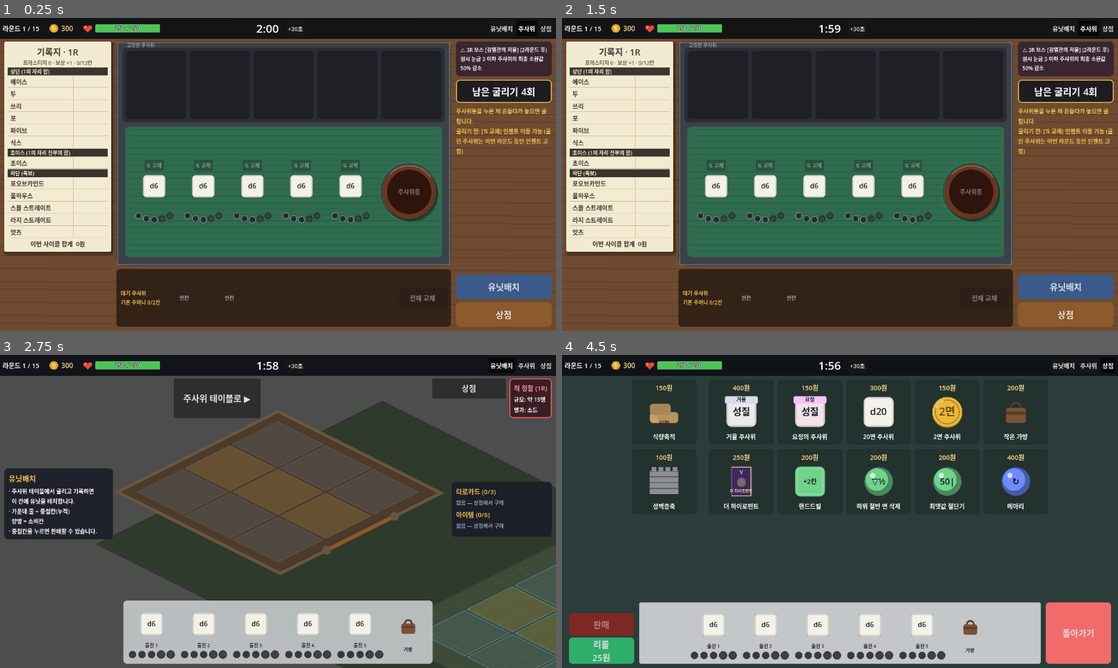
Above: before the commit, frames 1-4 (two rows, left to right).
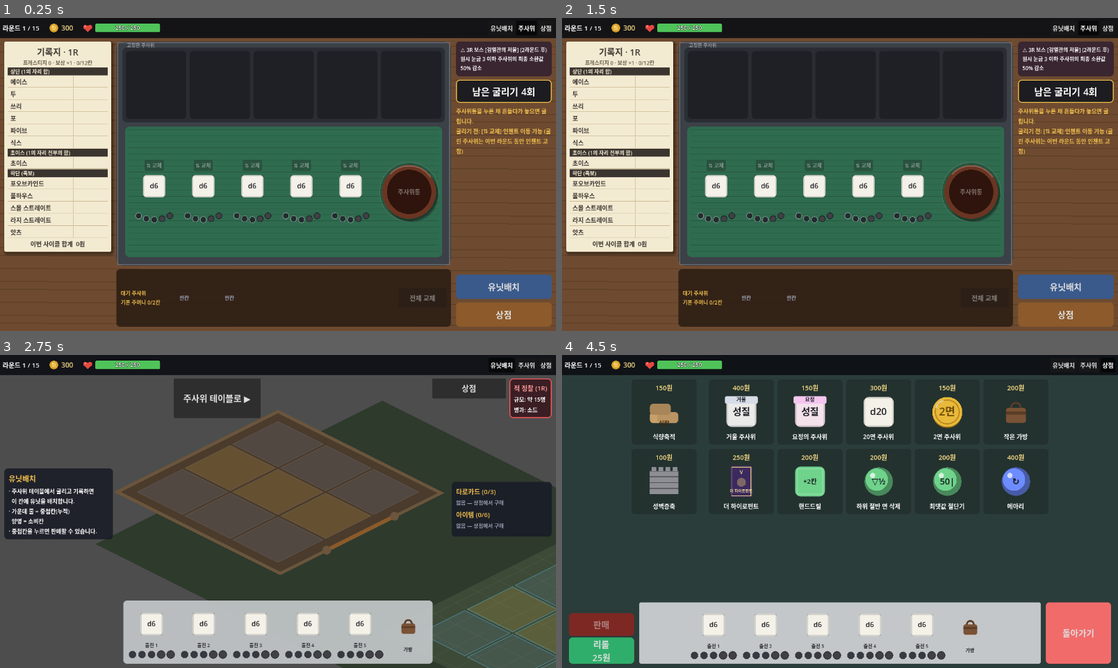
Above: after the commit, the same moments.

Repository: leejonghyoun123-cmd/yacht-the-battle
Game: Godot game, scene res://ui/game_root.tscn
The game is run twice, just before and just after one commit, with the same random seed, the same clock (stepped at 60 frames per second) and the same inputs.
Inputs:
- Up to frame 1 (0.25 s): no input
- Up to frame 2 (1.5 s): click "1배속" at 0.5 s; click "2배속" at 1.25 s
- Up to frame 3 (2.75 s): click "4배속" at 2 s
- Up to frame 4 (4.5 s): click "주사위 테이블로 ▶" at 2.75 s; click "유닛배치" at 3.5 s; click "상점" at 4.25 s

The runs differ from the first frame. In frame 1, 0.6% of the frame differs, in the area x 0-100%, y 1-7%; in frame 2, 0.6%; in frame 3, 0.6%; in frame 4, 0.6%.

Commit message:
feat: 솔로 준비 타이머 제거 (친선전용으로 시스템 유지)
- RoundTimer.enabled, GameSession.new(seed, use_prep_timer) — 솔로 기본 false
- 솔로 상단 바에서 시간·+30초 버튼 숨김, 시간 만료 자동 진행 없음

Co-Authored-By: Claude Opus 5.5 <noreply@anthropic.com>

Diff:
--- a/core/logic/game_session.gd
+++ b/core/logic/game_session.gd
@@ -33,7 +33,8 @@
 var _board_snapshot: Array = []
 
 
-func _init(seed_value: int = 0) -> void:
+## use_prep_timer: 준비 시간 타이머 사용 (친선전 true, 솔로 false)
+func _init(seed_value: int = 0, use_prep_timer: bool = false) -> void:
 	rng = RandomNumberGenerator.new()
 	if seed_value != 0:
 		rng.seed = seed_value
@@ -52,6 +53,7 @@
 	shop.acquire_tarot_cb = acquire_tarot
 	shop.restock(flow.round_number)
 	timer = RoundTimer.new()
+	timer.enabled = use_prep_timer
 	timer.reset()
 	flow.yacht_recorded.connect(_on_yacht_recorded)
 	apply_round_rules()
--- a/core/logic/round_timer.gd
+++ b/core/logic/round_timer.gd
@@ -1,6 +1,7 @@
 class_name RoundTimer
 extends RefCounted
 ## 준비 시간 타이머 (기본 2분, 라운드당 1회 30초 연장).
+## 친선전 전용: 솔로에서는 enabled = false로 꺼 둔다 (시스템은 그대로 유지).
 ## 실제 시간은 화면이 tick(delta)으로 넘겨준다. 0이 되면 expired 1회 발생.
 
 signal expired
@@ -8,12 +9,14 @@
 var time_left: float = GameBalance.PREP_TIME
 var extended: bool = false
 var running: bool = false
+## false면 reset해도 돌지 않는다 (솔로 모드)
+var enabled: bool = true
 
 
 func reset() -> void:
 	time_left = GameBalance.PREP_TIME
 	extended = false
-	running = true
+	running = enabled
 
 
 func stop() -> void:
--- a/tests/test_shop.gd
+++ b/tests/test_shop.gd
@@ -185,7 +185,7 @@
 	t.tick(151.0)
 	_check(fired[0] and not t.running, "0이 되면 만료 신호")
 
-	var s: GameSession = _session()
+	var s: GameSession = GameSession.new(4242, true)
 	var sim: BattleSimulation = s.auto_finalize()
 	_check(sim != null and s.phase == GameSession.Phase.BATTLE, "연병장 상태에서 만료 → 자동 굴림·기록·배치·전투")
 	_check(s.yacht.recorded.size() == 1, "얏츠판 1항목 자동 기록")
@@ -199,6 +199,10 @@
 	s.settle_battle()
 	s.return_to_barracks()
 	_check(s.timer.running and s.timer.get_text() == "2:00" and not s.timer.extended, "다음 라운드 타이머·연장 초기화")
+	var solo: GameSession = _session()
+	_check(not solo.timer.enabled and not solo.timer.running, "솔로: 준비 타이머 꺼짐")
+	solo.timer.tick(999.0)
+	_eq(solo.phase, GameSession.Phase.BARRACKS, "솔로: 시간이 지나도 자동 진행 없음")
 
 
 func _test_shield() -> void:
--- a/ui/top_bar.gd
+++ b/ui/top_bar.gd
@@ -91,6 +91,9 @@
 	_gold_label.text = NumberFormatter.format_num(p.gold)
 	_hp_gauge.call("set_values", p.hp, p.max_hp, p.round_shield)
 	_shield_label.text = "실드 %d" % p.round_shield if p.round_shield > 0 else ""
+	# 솔로(타이머 꺼짐)에서는 시간·연장 버튼을 숨긴다
+	_timer_label.visible = session.timer.enabled
+	_extend_button.visible = session.timer.enabled
 	_timer_label.text = session.timer.get_text()
 	_timer_label.add_theme_color_override("font_color", Color("ff6b6b") if session.timer.time_left <= UiConfig.TIMER_WARNING_SECONDS else Color.WHITE)
 	_extend_button.disabled = not session.timer.can_extend()
Not shown, changed: CLAUDE.md
